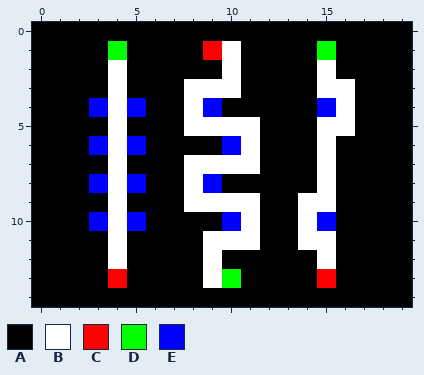
A pixel-art sprite gets an edit: src/uk/co/homletmoo/ld30/assets/levels/07.png. Above, as it was before the edit.
The file is 20x15 pixels.
Palette (. is transparent): A #000000  B #ffffff  C #ff0000  D #00ff00  E #0000ff
Pixels before, first column x 0:
 0 AAAAAAAAAAAAAAAAAAAA
 1 AAAADAAAACBAAAADAAAA
 2 AAAABAAAAABAAAABAAAA
 3 AAAABAAABBBAAAABBAAA
 4 AAAEBEAABEAAAAAEBAAA
 5 AAAABAAABBBBAAABBAAA
 6 AAAEBEAAAAEBAAABAAAA
 7 AAAABAAABBBBAAABAAAA
 8 AAAEBEAABEAAAAABAAAA
 9 AAAABAAABBBBAABBAAAA
10 AAAEBEAAAAEBAABEAAAA
11 AAAABAAAABBBAABBAAAA
12 AAAABAAAABAAAAABAAAA
13 AAAACAAAABDAAAACAAAA
14 AAAAAAAAAAAAAAAAAAAA
New version:
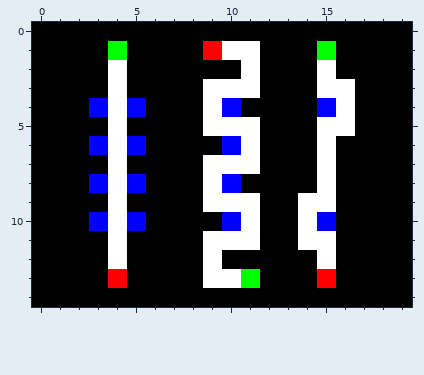
From old to new:
{"y":1,"x":11,"old":"A","new":"B"}
{"y":2,"x":10,"old":"BA","new":"AB"}
{"y":3,"x":8,"old":"B","new":"A"}
{"y":3,"x":11,"old":"A","new":"B"}
{"y":4,"x":8,"old":"BEA","new":"ABE"}
{"y":5,"x":8,"old":"B","new":"A"}
{"y":7,"x":8,"old":"B","new":"A"}
{"y":8,"x":8,"old":"BEA","new":"ABE"}
{"y":9,"x":8,"old":"B","new":"A"}
{"y":13,"x":10,"old":"DA","new":"BD"}
{"label":"changed","picture_box":[184,41,260,288]}
